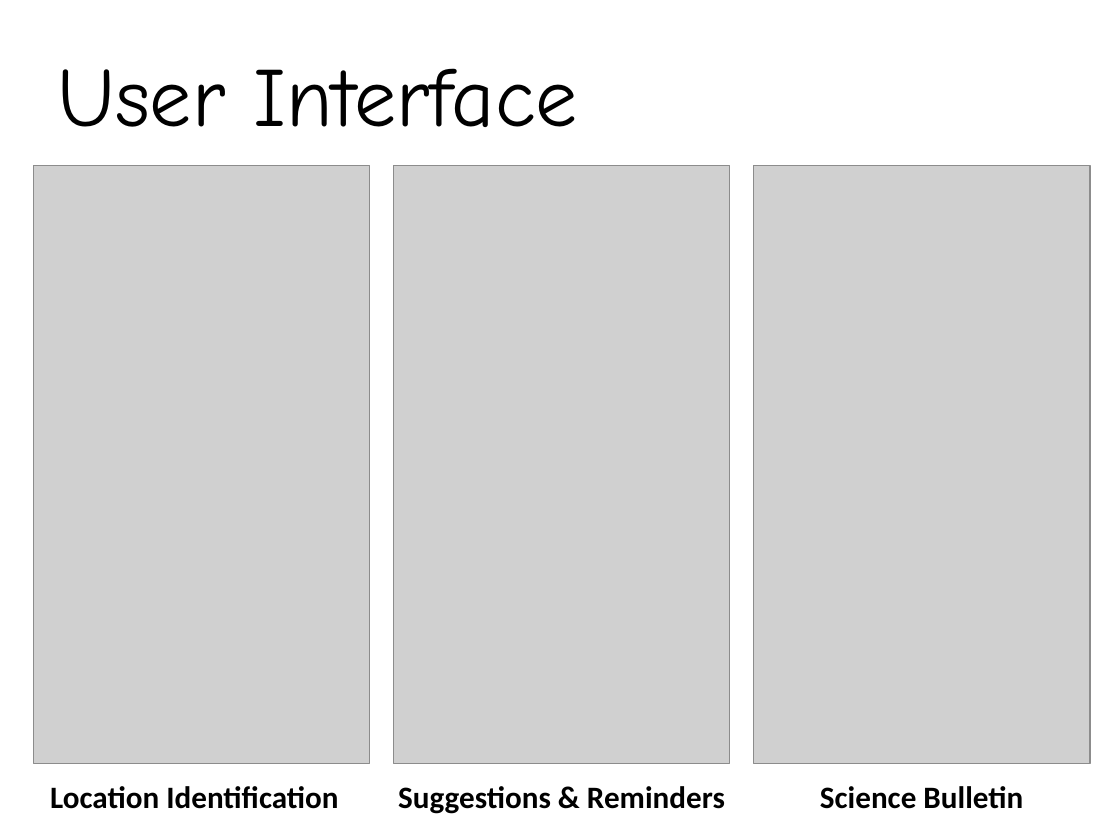
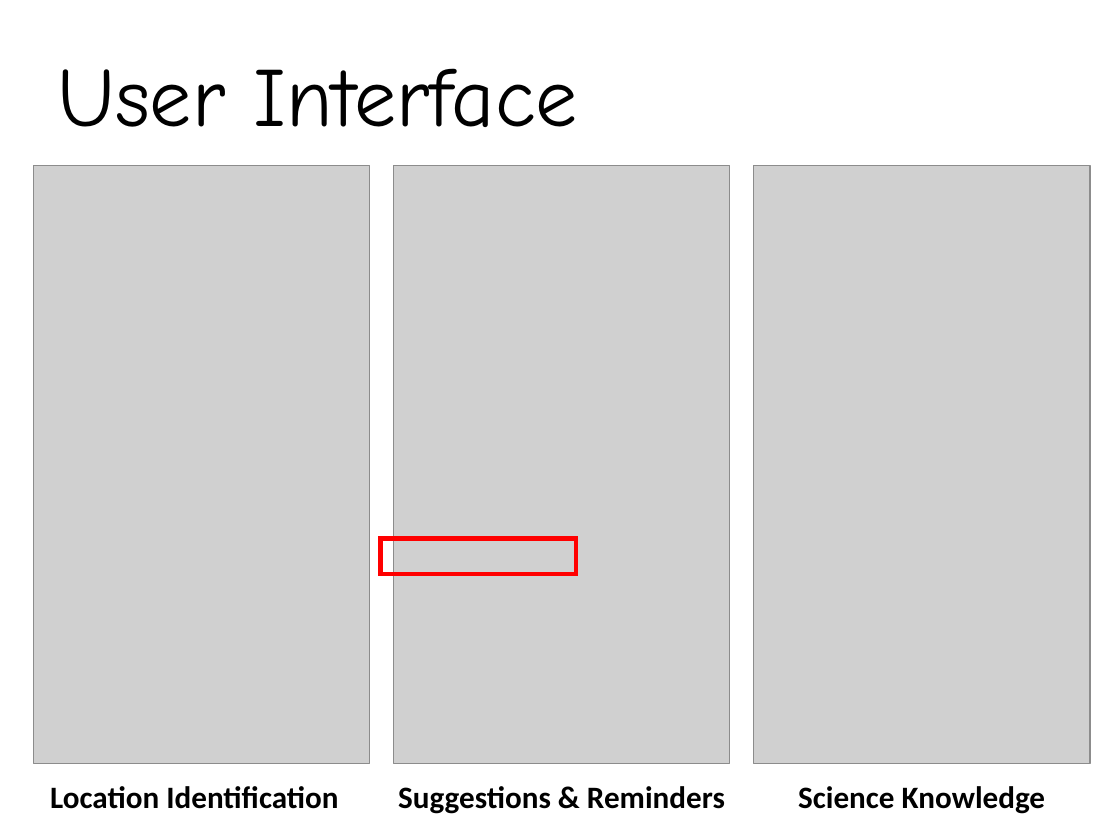
Before and after one commit to hunghw/2017NASA_NCTUBeach, a slide deck: slide 7 of 2017 NASA Hackathon Taiwan.pptx. Drawn at 1120x840 pixels with LibreOffice and Linux fonts; fonts in the diff are those of the drawing; grey boxes stand for pictures. Boxes give left, top, right and bottom in pixels: in the first picture for what was removed or moved away, otherwise in the second. Text is boxed around its words. In the diff, an @@ line names an element or a change of style, - is before the commit and + after.

```diff
--- a/2017 NASA Hackathon Taiwan.pptx
+++ b/2017 NASA Hackathon Taiwan.pptx
@@ rectangle added at (381,539,577,575), outline #FF0000 3 pt @@
@@ text at (798,786,1045,814): text changed @@
-Science Bulletin
+Science Knowledge
```
Also in this commit, not shown: 5 other slides changed.
